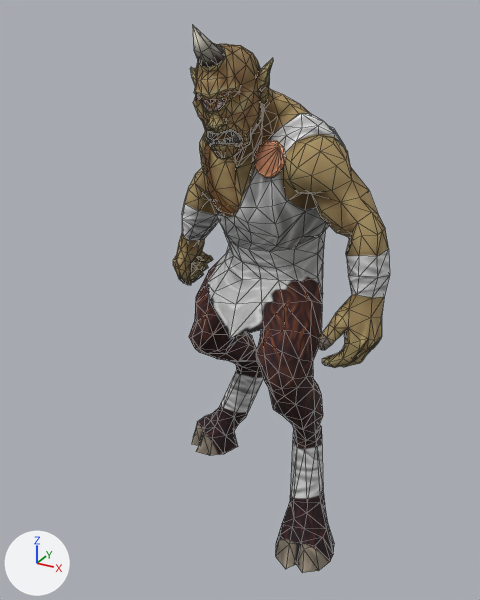
An edit to the glTF model public/assets/unit-models/115-polyphemus.glb, drawn before and after from the same camera.
Both versions are drawn from a 50 mm camera at (2.28, -4.8, 4.19) aimed at (-0.26, -0.18, 1.88). Every picture has the same lights, and +X, +Y and +Z are marked at lower left. The picture after the commit comes second. Mesh edges are drawn as thin lines. Vertices at exactly the same position are counted once.
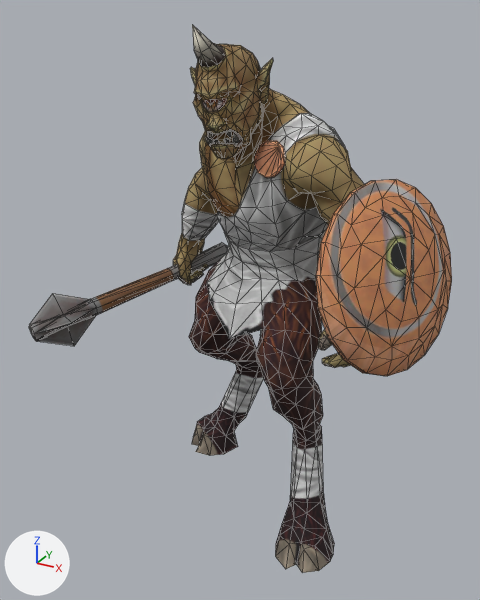
Pixel boxes [x1, y1, x2, y2] of what changed, in the pictures (480 x 600 px):
'Mesh_0', reshaped (94% wider)
    before: [173, 25, 390, 573]
    after: [29, 25, 452, 573]
part 1 of me_mesh_0, added (brown)
    after: [316, 179, 452, 376]
part 2 of me_mesh_0, added
    after: [29, 243, 228, 341]
part 3 of me_mesh_0, added
    after: [30, 293, 95, 346]

The change in detail:
Picture 'Image_2' (img_image_2) is new.
Picture 'Image_1' (img_image_1) is new.
Material 'Material_2' (mat_material_2) is new.
Its texture is img_image_2.
Its metallic is 0.05.
Its roughness is 0.85.
Material 'Material_1' (mat_material_1) is new.
Its texture is img_image_1.
Its metallic is 0.05.
Its roughness is 0.85.
me_mesh_0 is used by ob_mesh_0; location (0.0, 0.0, 0.0).
me_mesh_0 had 1171 vertices, 2276 faces and spanned x -1.33..1.07, y -1.06..0.69, z -0.01..4.09.
me_mesh_0 now has 1319 vertices, 2548 faces and spans x -1.99..1.42, y -1.07..0.86, z -0.01..4.09.
me_mesh_0 part 1: a new loose piece of 82 vertices spanning x 0.73..1.42, y -1.03..0.31, z 1.71..3.09, in mat_material_2 (picture img_image_2).
me_mesh_0 part 2: a new loose piece of 34 vertices spanning x -1.97..-0.89, y -1.07..0.86, z 1.46..2.0, in mat_material_1 (picture img_image_1).
me_mesh_0 part 3: a new loose piece of 32 vertices spanning x -1.99..-1.55, y -1.06..-0.47, z 1.34..1.84, in mat_material_1 (picture img_image_1).
me_mesh_0 gains material mat_material_1 (picture img_image_1).
me_mesh_0 gains material mat_material_2 (picture img_image_2).
